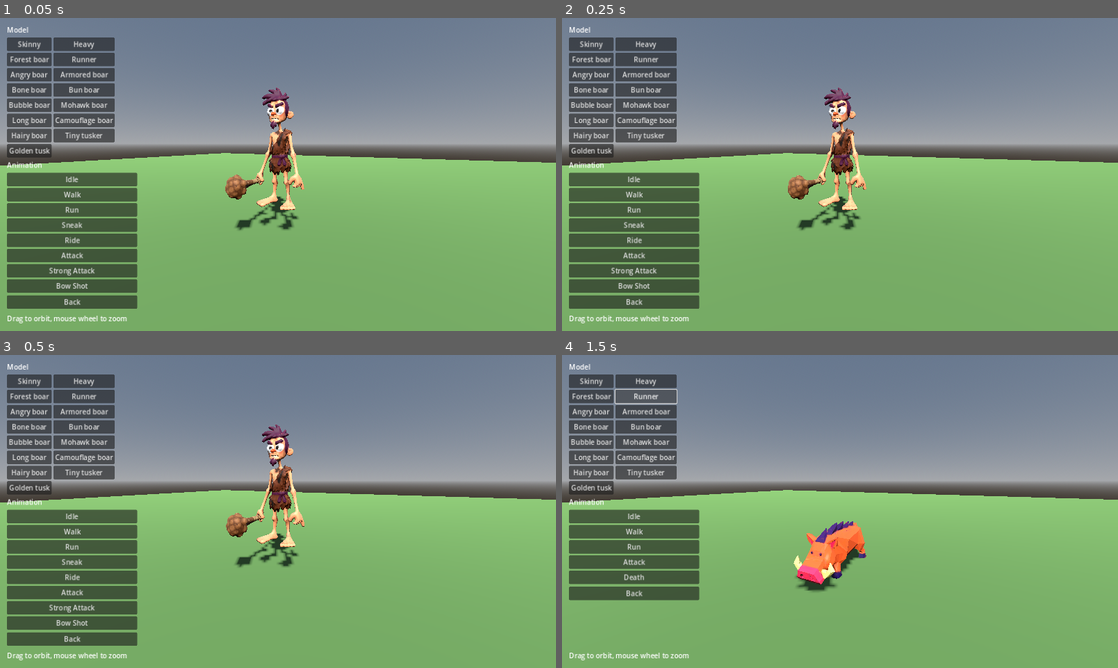
Above: before the commit, frames 1-4 (two rows, left to right).
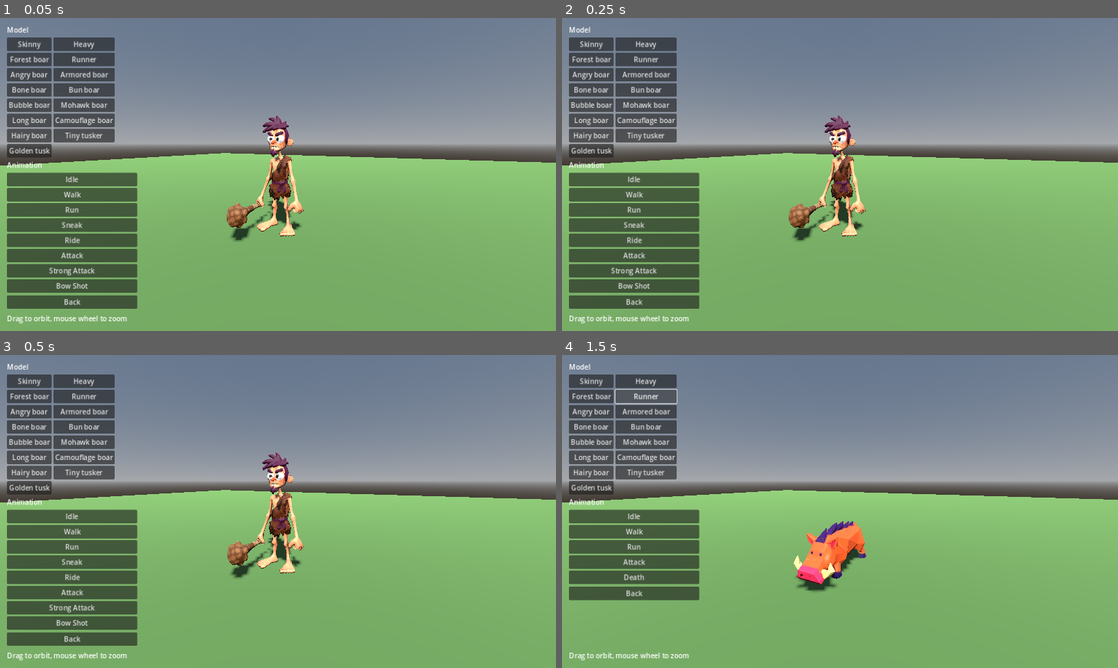
Above: after the commit, the same moments.

Repository: bageus/where-boar
Game: Godot game, scene res://game/presentation/menus/public/animation_viewer.tscn
The game is run twice, just before and just after one commit, with the same random seed, the same clock (stepped at 60 frames per second) and the same inputs. This scene is started directly instead of the project's main scene.
Inputs:
- Up to frame 1 (0.05 s): no input
- Up to frame 2 (0.25 s): no input
- Up to frame 3 (0.5 s): no input
- Up to frame 4 (1.5 s): click "Forest boar" at 0.5 s; click "Runner" at 1.25 s

The runs differ from the first frame. In frame 1, 2.9% of the frame differs, in the area x 40-55%, y 22-72%; in frame 2, 2.9%; in frame 3, 2.9%; in frame 4, nothing differs.

Commit message:
Cavemen: no stray finger in fists; bow shot draws the string with an arrow, bow held in front of the face
Co-Authored-By: Claude Opus 5.5 <noreply@anthropic.com>
Claude-Session: https://claude.ai/code/session_017Jb3Zfbqu5k498ZnWX3h13

Diff:
--- a/game/presentation/menus/public/animation_viewer.gd
+++ b/game/presentation/menus/public/animation_viewer.gd
@@ -14,6 +14,8 @@
 const BoarTypes = preload("res://game/features/boar/public/boar_types.gd")
 const Club = preload("res://assets/models/club.glb")
 const Bow = preload("res://assets/models/bow.glb")
+const Arrow = preload("res://assets/models/arrow.glb")
+const LOOSE_TIME := 34.0 / 30.0  # bow_shot frame where the string is released (tools/rig_cavemen.py)
 const GRIP := Vector3(0, 0.1, -0.04)  # inside the fist, in hand bone space
 
 var character: Node3D
@@ -24,6 +26,7 @@
 var _skeleton: Skeleton3D
 var _club: Node3D
 var _bow: Node3D
+var _arrow := Node3D.new()
 var _yaw := 0.5
 var _pitch := -0.15
 var _distance := 3.2
@@ -39,6 +42,10 @@
 	for boar_type in BoarTypes.ALL:
 		_add_button(%Models, boar_type.display_name, show_boar.bind(boar_type.id))
 	_boar.show_type(BoarTypes.find("common_brown"))
+	var arrow_model: Node3D = Arrow.instantiate()
+	arrow_model.transform = Transform3D(Basis(Vector3(1, 0, 0), Vector3(0, 0, -1), Vector3(0, 1, 0)), Vector3.ZERO)  # tip toward -Z
+	_arrow.add_child(arrow_model)
+	add_child(_arrow)
 	show_model(MODELS.keys()[0])
 	_place_camera()
 
@@ -99,7 +106,22 @@
 	_bow.visible = anim == "bow_shot"
 	_boar.visible = anim == "ride"
 	var hips_height := _skeleton.get_bone_global_rest(_skeleton.find_bone("hips")).origin.y
-	character.position.y = _boar.top() * 0.85 + 0.12 - hips_height  # on the saddle, as in mount.gd if anim == "ride" else 0.0
+	# On the saddle, as in mount.gd.
+	character.position.y = _boar.top() * 0.85 + 0.12 - hips_height if anim == "ride" else 0.0
+
+
+# The arrow lies from the drawing fist through the bow grip until the string is released.
+func _process(_delta: float) -> void:
+	_arrow.visible = animation == "bow_shot" and player.current_animation_position < LOOSE_TIME
+	if not _arrow.visible:
+		return
+	var nock := _bone_position("fingers_r")
+	var aim := (_bone_position("fingers_l") - nock).normalized()
+	_arrow.look_at_from_position(nock + aim * 0.4, nock + aim, Vector3.UP)
+
+
+func _bone_position(bone: String) -> Vector3:
+	return _skeleton.global_transform * _skeleton.get_bone_global_pose(_skeleton.find_bone(bone)).origin
 
 
 func _attach(scene: PackedScene, bone: String, offset: Transform3D) -> Node3D:
Binary file changed: assets/models/caveman_heavy.glb
Binary file changed: assets/models/caveman_skinny.glb
Not shown, changed: PROJECT_STATE.md
Not shown, changed: tools/rig_cavemen.py
